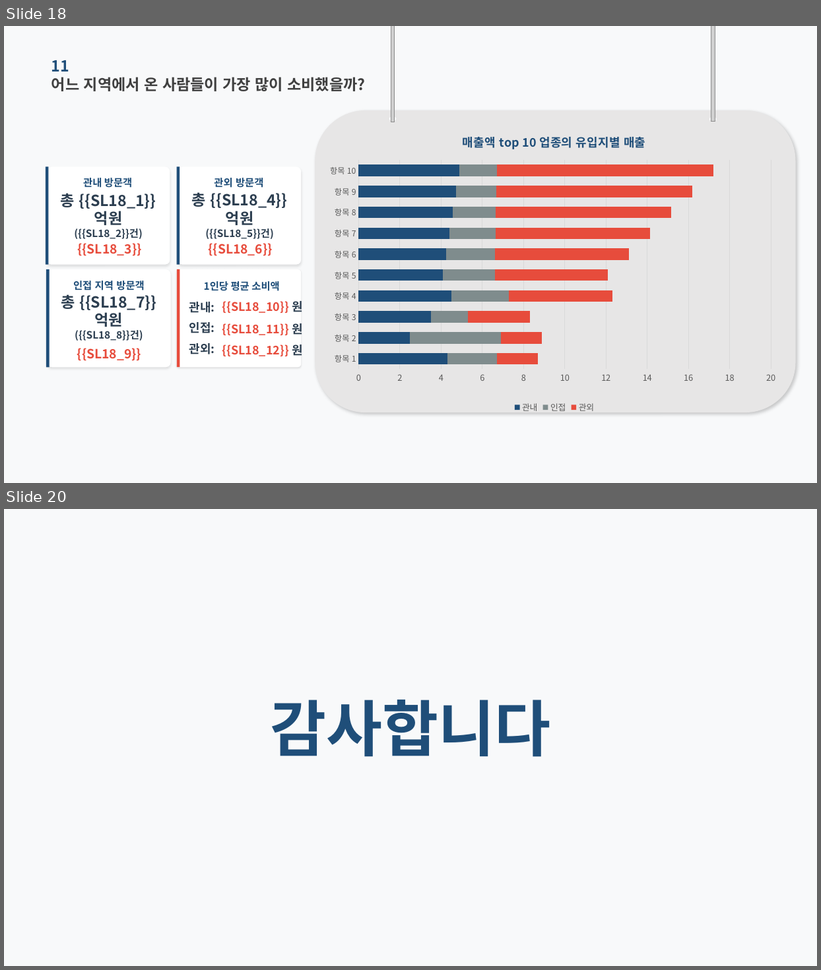
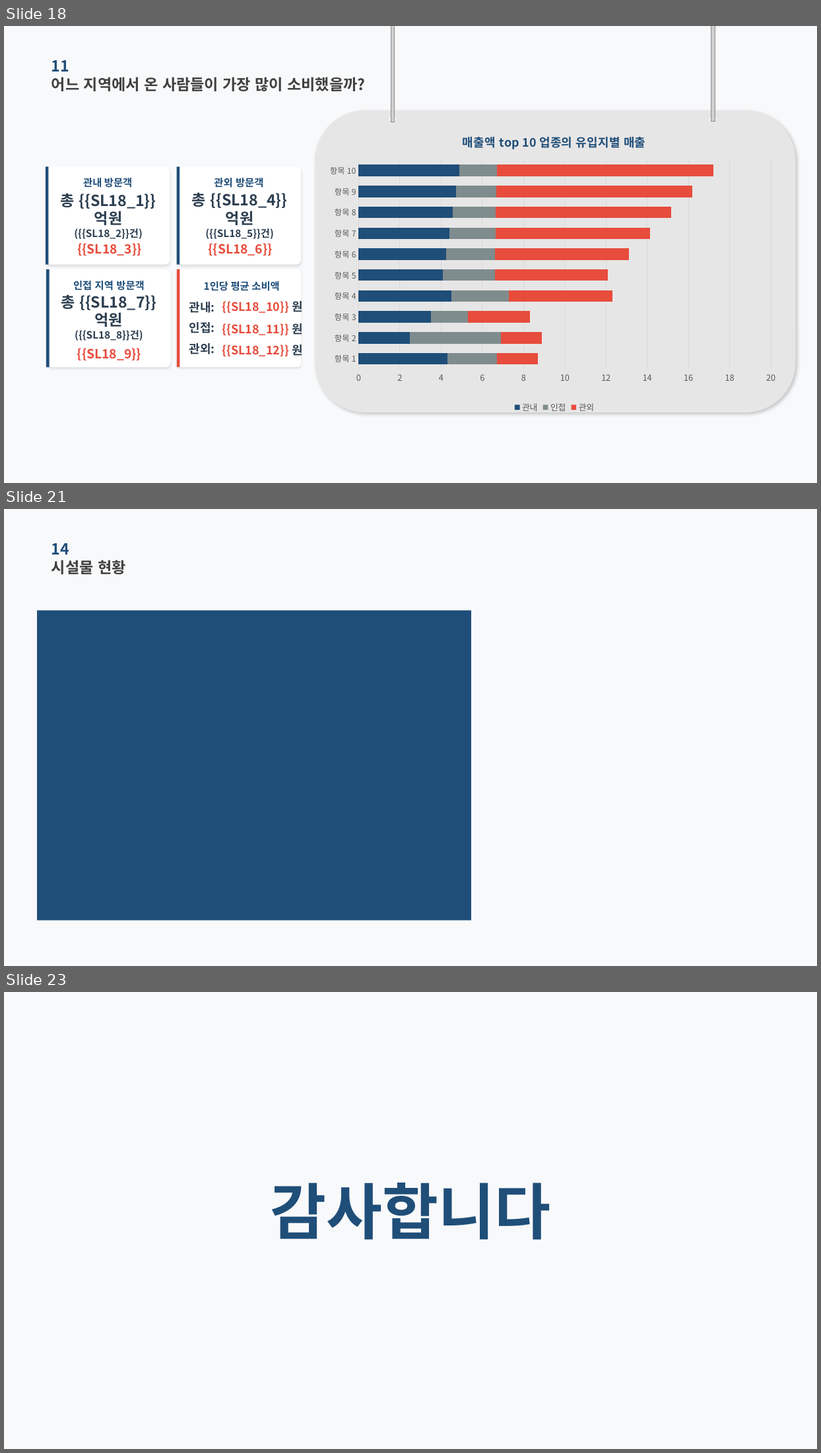
Before and after one commit to roddms/auto-report, a slide deck: template/master.pptx. Shown one above the other, each under a label of ours: slides 18 and 20 before the commit, slides 18, 21 and 23 after it; the slides between them are not shown. The pictures are 821x970 and 821x1453 pixels, drawn with LibreOffice and Linux fonts; fonts in the diff are those of the drawing; grey boxes stand for pictures; background and template pictures are left out. Boxes give left, top, right and bottom in pixels: in the first picture for what was removed or moved away, otherwise in the second. Text is boxed around its words. In the diff, an @@ line names an element or a change of style, - is before the commit and + after.

```diff
--- a/template/master.pptx
+++ b/template/master.pptx
@@ slide 21 added at box(4, 509, 817, 966), background #F8F9FA @@
@@ text added at box(52, 543, 69, 555), 18 pt, text #1F4E79, bold @@
+14
@@ text added at box(52, 560, 126, 574), 18 pt, text #404040, bold @@
+시설물 현황
@@ rectangle added at box(37, 610, 471, 921), fill #1F4E79 @@
@@ what was slide 20 is now slide 23 @@
```
Also in this commit, not shown: 4 slides changed, 2 other slides added, 10 other files.
